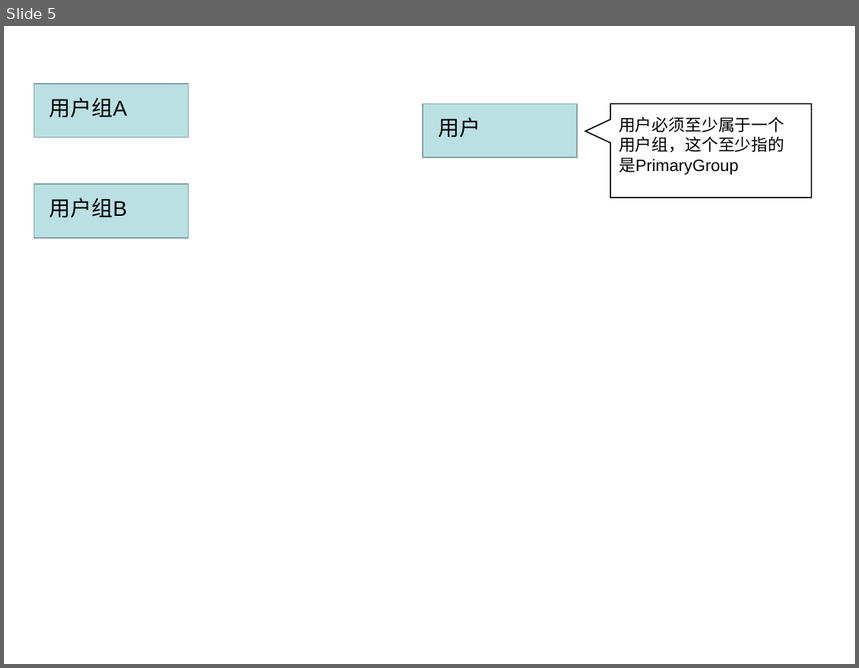
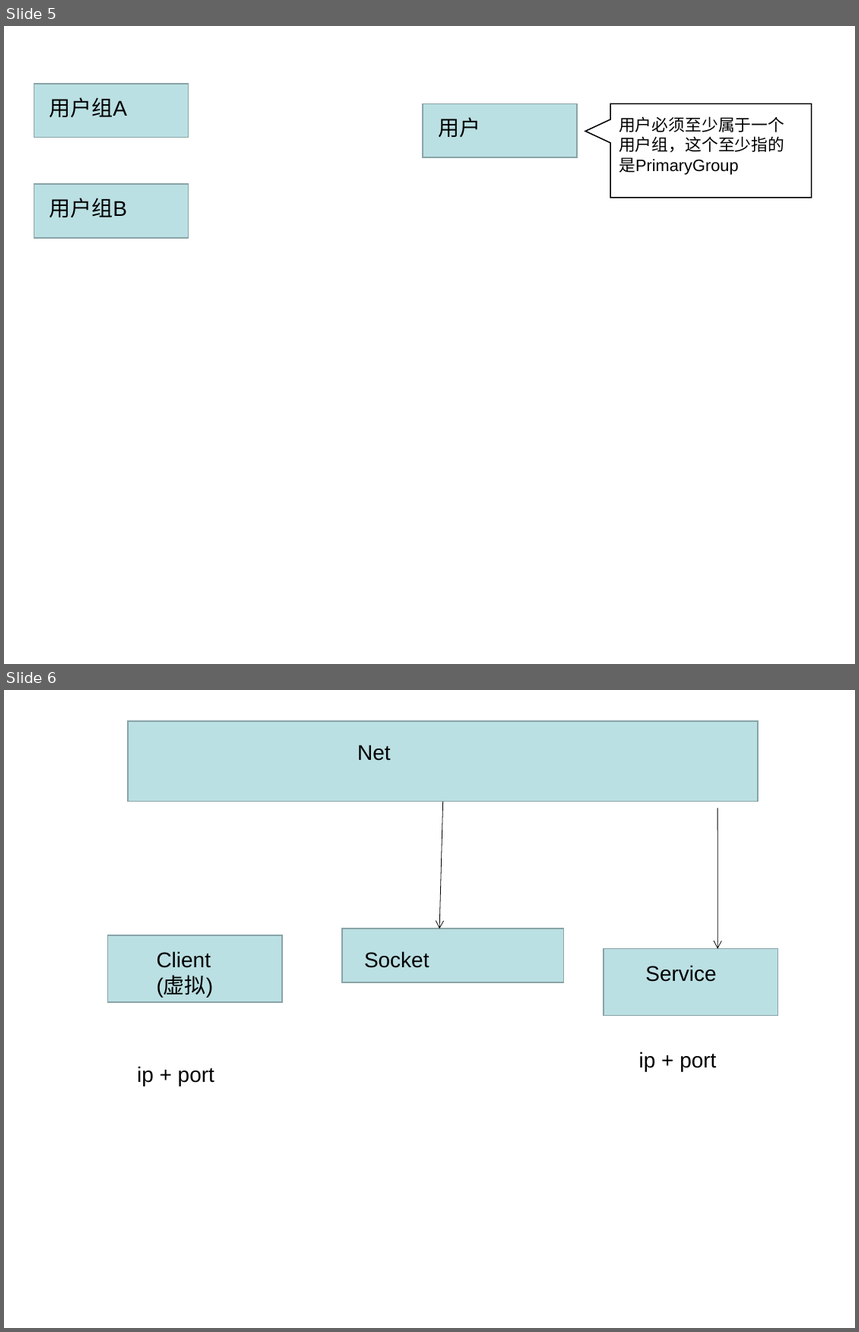
Before and after one commit to figerandlmj/duyiNativeJs, a slide deck: nodeJs/readme.ppt. Shown one above the other, each under a label of ours: slide 5 before the commit, slides 5 and 6 after it. The pictures are 859x668 and 859x1332 pixels, drawn with LibreOffice and Linux fonts; fonts in the diff are those of the drawing. Boxes give left, top, right and bottom in pixels: in the first picture for what was removed or moved away, otherwise in the second. Text is boxed around its words. In the diff, an @@ line names an element or a change of style, - is before the commit and + after.

```diff
--- a/nodeJs/readme.ppt
+++ b/nodeJs/readme.ppt
@@ slide 6 added at <box>4,690,855,1328</box>, background #FFFFFF @@
@@ rectangle added at <box>129,720,758,801</box>, fill #BBE0E3, outline #89A4A7 0.99 pt @@
@@ text added at <box>357,745,391,761</box>, 18 pt, text #000000 @@
+Net
@@ arrow added from (443, 802) to (439, 929), #000000 0.51 pt @@
@@ arrow added from (718, 809) to (718, 948), #000000 0.51 pt @@
@@ rectangle added at <box>108,935,282,1002</box>, fill #BBE0E3, outline #89A4A7 0.99 pt @@
@@ rectangle added at <box>343,929,564,983</box>, fill #BBE0E3, outline #89A4A7 0.99 pt @@
@@ text added at <box>157,951,214,997</box>, 18 pt, text #000000 @@
+Client
+(虚拟)
@@ text added at <box>364,951,430,968</box>, 18 pt, text #000000 @@
+Socket
@@ rectangle added at <box>604,948,778,1016</box>, fill #BBE0E3, outline #89A4A7 0.99 pt @@
@@ text added at <box>645,965,716,982</box>, 18 pt, text #000000 @@
+Service
@@ text added at <box>639,1052,716,1072</box>, 18 pt, text #000000 @@
+ip + port
@@ text added at <box>137,1066,215,1086</box>, 18 pt, text #000000 @@
+ip + port
```
Also in this commit, not shown: 1 other slide added, 1 slide removed, 14 other files.
